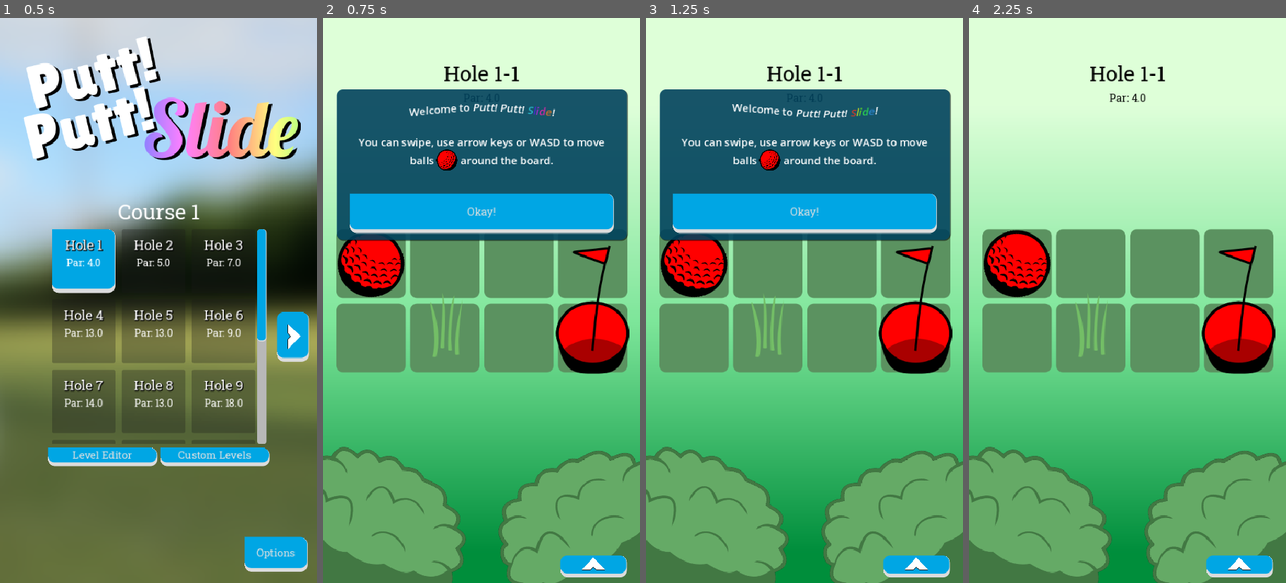
Above: before the commit, frames 1-4 (left to right).
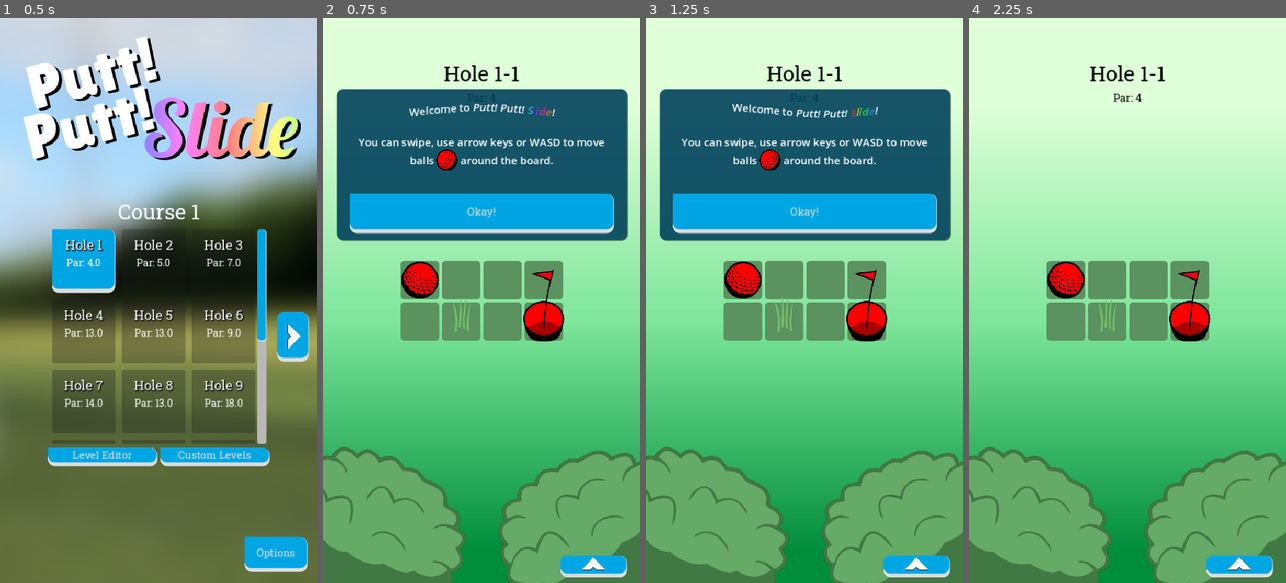
Above: after the commit, the same moments.

Repository: twincannon/GemSlide
Game: Godot game, scene res://scenes/splash_screen.tscn
Same seed, same stepped clock (60 frames per second), same inputs: the game is played once before the commit and once after it. Sound files missing from this copy of the repository are replaced by a short silence.
Inputs (mouse positions are in pixels of both pictures, inside the frame that each line leads up to):
- Up to frame 1 (0.5 s): no input
- Up to frame 2 (0.75 s): click (405, 260) at 0.5 s
- Up to frame 3 (1.25 s): no input
- Up to frame 4 (2.25 s): move the mouse to (1197, 272) at 1.27 s; hold D (right) 1.28-2 s; click (1197, 272) at 1.35 s; click "Okay!" at 2 s

Frame 1 is identical in both runs. In frame 2, 16% of the frame differs, in the area x 4-97%, y 13-63%; in frame 3, 16%; in frame 4, 18%.

Commit message:
Fix viewport scaling

Diff:
--- a/scripts/game.gd
+++ b/scripts/game.gd
@@ -64,7 +64,7 @@
 			new_icon.set_entity_id(data["EntityIDs"][i])
 			entities_to_load.append(new_icon.get_entity())
 
-	%ParLabel.text = "Par: " + str(data["ParMoves"])
+	%ParLabel.text = "Par: " + str(int(data["ParMoves"]))
 
 	if !Globals.did_retry and data.has("Tutorial"):
 		if data["Tutorial"].is_empty() == false:
@@ -109,15 +109,28 @@
 	$GridAnchor.position = %GridPos.position
 	var viewport_size = get_viewport().size
 
-	# Old method that used to not work but now does?! Except with very large resolutions...
-	#var padding = Vector2(300,600)
-	#var scaled = Vector2(viewport_size) / ((tile_size * Vector2(grid_size)) + padding)
-	#var minimum = min(scaled.x, scaled.y)
-	#$GridAnchor.scale = Vector2(minimum, minimum)
-
-	# New hacky method:
-	var new_scale = 3.5 / float(max(grid_size.x, grid_size.y))
-	$GridAnchor.scale = Vector2(new_scale, new_scale) #Hacky... but the above solution no longer works with stretch mode, for some reason?
+	# Calculate the total grid size in pixels
+	var grid_pixel_size = tile_size * Vector2(grid_size)
+
+	# padding to ensure the grid doesn't touch the edges or overlap UI
+	var padding = Vector2i(200, 500)
+
+	# Calculate available space (accounting for UI elements)
+	var available_size = viewport_size - padding
+
+	# Calculate scale factors for both dimensions
+	var scale_x = available_size.x / grid_pixel_size.x
+	var scale_y = available_size.y / grid_pixel_size.y
+
+	# Use the smaller scale to ensure the grid fits in both dimensions
+	var final_scale = min(scale_x, scale_y)
+
+	# Apply a maximum scale to prevent the grid from becoming too large
+	var max_scale = 3.0
+	final_scale = min(final_scale, max_scale)
+
+	# Apply the scale
+	$GridAnchor.scale = Vector2(final_scale, final_scale)
 
 	%BackgroundImageRoot.position.x = viewport_size.x/2
 	#%BackgroundImageRoot.position.x = viewport_size.x
